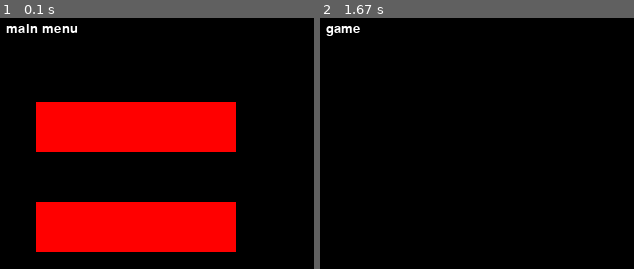
Above: before the commit, frames 1-2 (left to right).
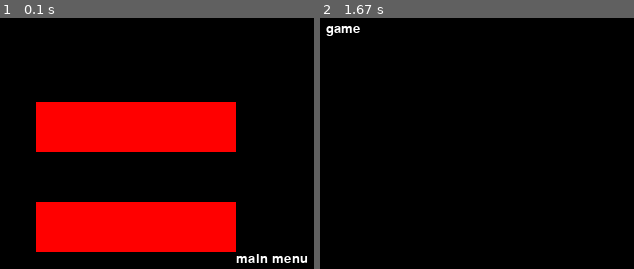
Above: after the commit, the same moments.

Repository: VictoryChang/learn_pygame
Game: pygame game, started from main_menu.py
Same seed, same stepped clock (60 frames per second), same inputs: the game is played once before the commit and once after it.
Inputs (mouse positions are in pixels of both pictures, inside the frame that each line leads up to):
- Up to frame 1 (0.1 s): no input
- Up to frame 2 (1.67 s): click (455, 125) at 0.38 s

The runs differ from the first frame. In frame 1, 0.9% of the frame differs, in the area x 1-98%, y 2-98%; in frame 2, nothing differs.

Commit message:
clean up

Diff:
--- a/game/constants.py
+++ b/game/constants.py
@@ -1,4 +1,5 @@
 class Color:
     black = (0, 0, 0)
     blue = (0, 0, 255)
+    red = (255, 0, 0)
     white = (255, 255, 255)
--- a/main_menu.py
+++ b/main_menu.py
@@ -9,9 +9,14 @@
 main_clock = pygame.time.Clock()
 
 
+
+screen_width = 500
+screen_height = 500
+
 pygame.init()
 pygame.display.set_caption('game base')
-screen = pygame.display.set_mode((500, 500), 0, 32)
+screen = pygame.display.set_mode((screen_width, screen_height), 0, 32)
+
 
 click = False
 
@@ -19,33 +24,35 @@
 def main_menu():
     while True:
         screen.fill(Color.black)
-        draw_text('main menu', Color.white, screen, 20, 20)
+        draw_text('main menu', Color.white, screen, screen_width / 2.0, screen_height / 2.0)
 
         mouse_x, mouse_y = pygame.mouse.get_pos()
 
-        button_1 = pygame.Rect(50, 100, 200, 50)
-        button_2 = pygame.Rect(50, 200, 200, 50)
+        game_button = pygame.Rect(50, 100, 200, 50)
+        option_button = pygame.Rect(50, 200, 200, 50)
 
-        if button_1.collidepoint((mouse_x, mouse_y)):
+        if game_button.collidepoint((mouse_x, mouse_y)):
             if click:
                 game()
 
-        if button_2.collidepoint((mouse_x, mouse_y)):
+        if option_button.collidepoint((mouse_x, mouse_y)):
             if click:
                 options()
 
-        pygame.draw.rect(screen, (255, 0, 0), button_1)
-        pygame.draw.rect(screen, (255, 0, 0), button_2)
+        pygame.draw.rect(screen, Color.red, game_button)
+        pygame.draw.rect(screen, Color.red, option_button)
 
         click = False
         for event in pygame.event.get():
             if event.type == QUIT:
                 pygame.quit()
                 sys.exit()
+
             if event.type == KEYDOWN:
                 if event.key == K_ESCAPE:
                     pygame.quit()
                     sys.exit()
+
             if event.type == MOUSEBUTTONDOWN:
                 if event.button == 1:
                     click = True
